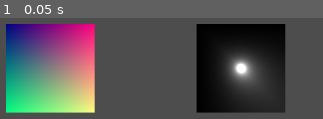
Above: before the commit, frame 1.
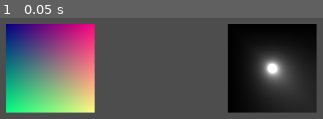
Above: after the commit, the same moment.

Repository: nonchang-net/20231002_godot_shader_tests
Game: Godot game, scene res://node_2d.tscn
Two runs of this game, one before a commit and one after it. Both use one fixed random seed, a clock stepped at 60 frames per second and the inputs below. The project has no main scene, so this scene is started directly. The engine's default icon, where the game draws it, is replaced by a stand-in: a white triangle on a blue panel in a dark square.
Inputs:
- Up to frame 1 (0.05 s): no input

The runs differ from the first frame. In frame 1, 23% of the frame differs, in the area x 60-99%, y 5-95%.

Commit message:
add perlin noise with include

Diff:
--- /dev/null
+++ b/4_perlin_noise.gdshader
@@ -0,0 +1,10 @@
+shader_type canvas_item;
+
+#include "res://shader include/perlin noise.gdshaderinc"
+
+void fragment() {
+	float c = noise(UV * sin(TIME*5.0) * 10.0);
+	float c2 = noise(UV * tan(TIME*2.0) * 9.0);
+	float c3 = noise(UV * cos(TIME*4.0) * 11.0);
+	COLOR = vec4(c, c2, c3, 1.0);
+}
--- a/node_2d.tscn
+++ b/node_2d.tscn
@@ -1,9 +1,10 @@
-[gd_scene load_steps=8 format=3 uid="uid://dsv2qvocdkeek"]
+[gd_scene load_steps=10 format=3 uid="uid://dsv2qvocdkeek"]
 
 [ext_resource type="Shader" path="res://1_UV_Color.gdshader" id="1_pr5v8"]
 [ext_resource type="Texture2D" uid="uid://cd56qovg785j" path="res://icon.svg" id="2_mlpco"]
 [ext_resource type="Shader" path="res://2_animation_UV_Color.gdshader" id="3_v24fl"]
 [ext_resource type="Shader" path="res://3_radius.gdshader" id="4_u7s1m"]
+[ext_resource type="Shader" path="res://4_perlin_noise.gdshader" id="5_onfwk"]
 
 [sub_resource type="ShaderMaterial" id="ShaderMaterial_sdulh"]
 shader = ExtResource("1_pr5v8")
@@ -13,6 +14,9 @@
 
 [sub_resource type="ShaderMaterial" id="ShaderMaterial_egdvb"]
 shader = ExtResource("4_u7s1m")
+
+[sub_resource type="ShaderMaterial" id="ShaderMaterial_j6f0i"]
+shader = ExtResource("5_onfwk")
 
 [node name="Node2D" type="Node2D"]
 
@@ -24,11 +28,17 @@
 [node name="2 animation UV Color" type="Sprite2D" parent="."]
 visible = false
 material = SubResource("ShaderMaterial_518ul")
-position = Vector2(310.5, 128)
-scale = Vector2(1.49219, 1.48438)
+position = Vector2(282.5, 100.146)
+scale = Vector2(1.05469, 1.04917)
 texture = ExtResource("2_mlpco")
 
 [node name="3 Radius (errored)" type="Sprite2D" parent="."]
 material = SubResource("ShaderMaterial_egdvb")
-position = Vector2(395, 97)
+position = Vector2(440, 97)
 texture = ExtResource("2_mlpco")
+
+[node name="4 Perlin Noise" type="Sprite2D" parent="."]
+visible = false
+material = SubResource("ShaderMaterial_j6f0i")
+position = Vector2(593, 97)
+texture = ExtResource("2_mlpco")
Not shown, added: shader include/perlin noise.gdshaderinc
